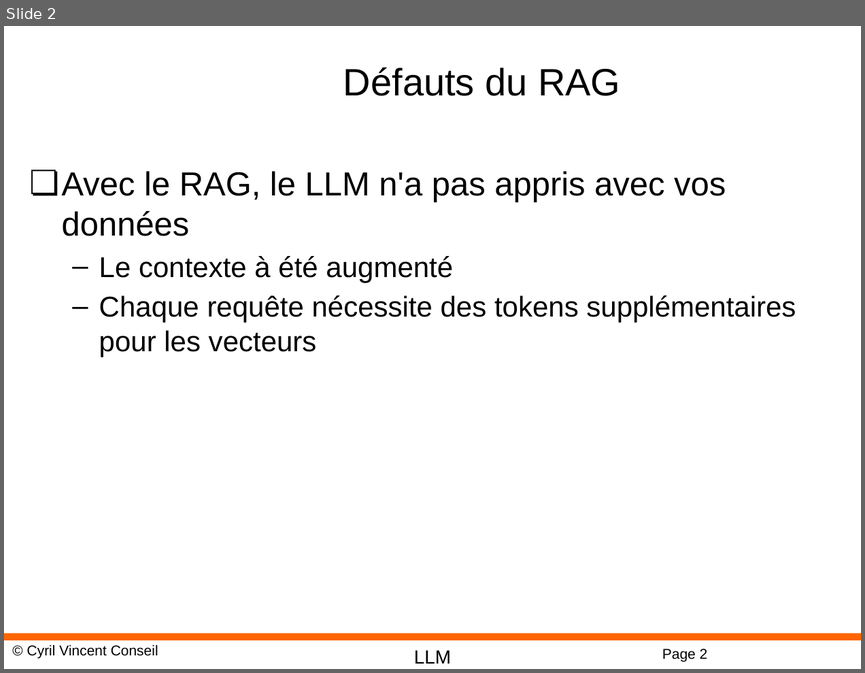
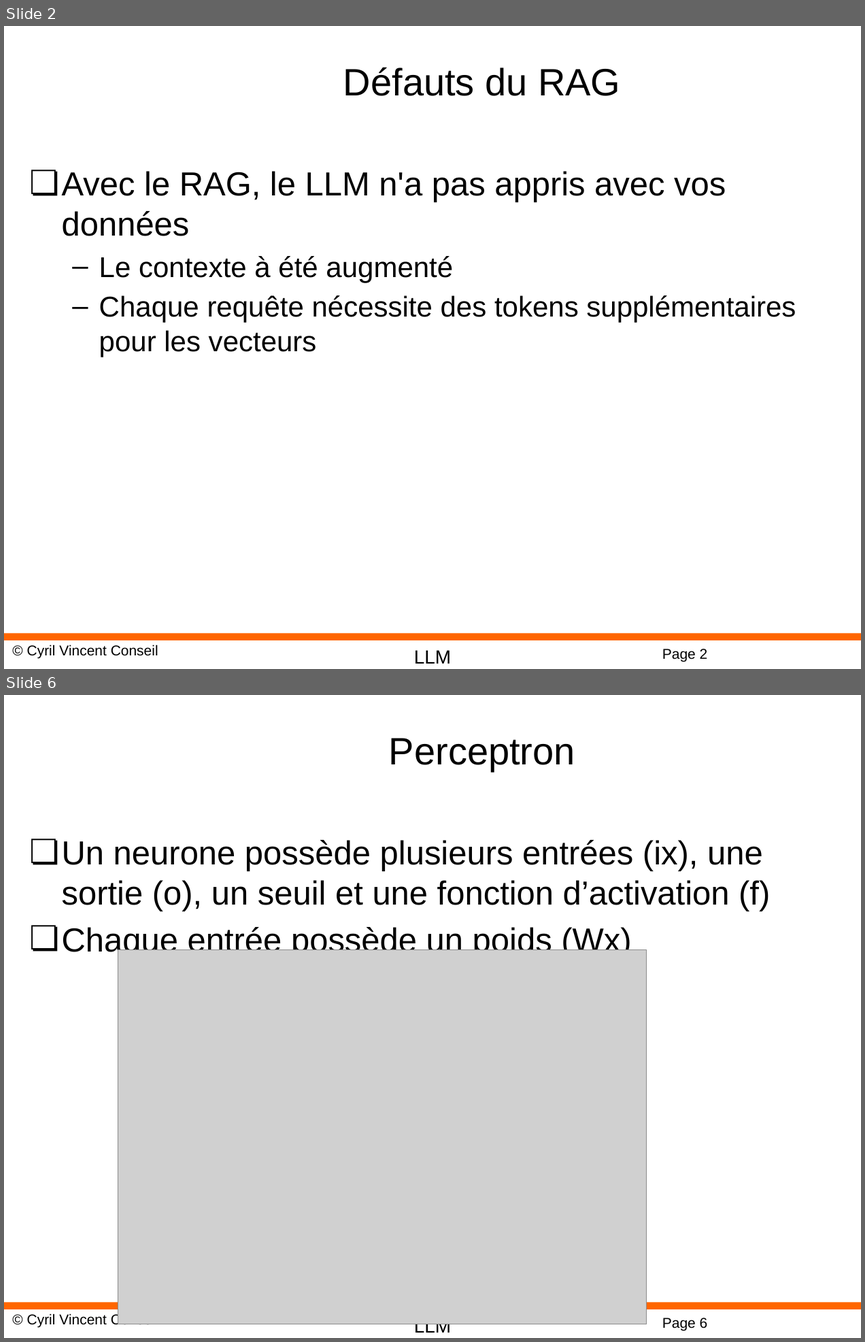
Before and after one commit to cyrilvincent/rag, a slide deck: ppt/RAG13-FineTuning.pptx. Shown one above the other, each under a label of ours: slide 2 before the commit, slides 2 and 6 after it; the slides between them are not shown. The pictures are 865x673 and 865x1342 pixels, drawn with LibreOffice and Linux fonts; fonts in the diff are those of the drawing; grey boxes stand for pictures; background and template pictures are left out. Boxes give left, top, right and bottom in pixels: in the first picture for what was removed or moved away, otherwise in the second. Text is boxed around its words. In the diff, an @@ line names an element or a change of style, - is before the commit and + after.

```diff
--- a/ppt/RAG13-FineTuning.pptx
+++ b/ppt/RAG13-FineTuning.pptx
@@ slide 6 added at [4,695,861,1338], background #FFFFFF; not listed: 4 template elements that a slide beside it also shows @@
@@ title added at [389,738,575,772], 32 pt, text #000000 @@
+Perceptron
@@ text added at [62,840,770,958], 28 pt, text #000000 @@
+❏ Un neurone possède plusieurs entrées (ix), une sortie (o), un seuil et une fonction d’activation (f)
+❏ Chaque entrée possède un poids (Wx)
@@ picture added at [118,949,647,1323] @@
```
Also in this commit, not shown: 1 slide changed, 11 other slides added, 47 other files.
